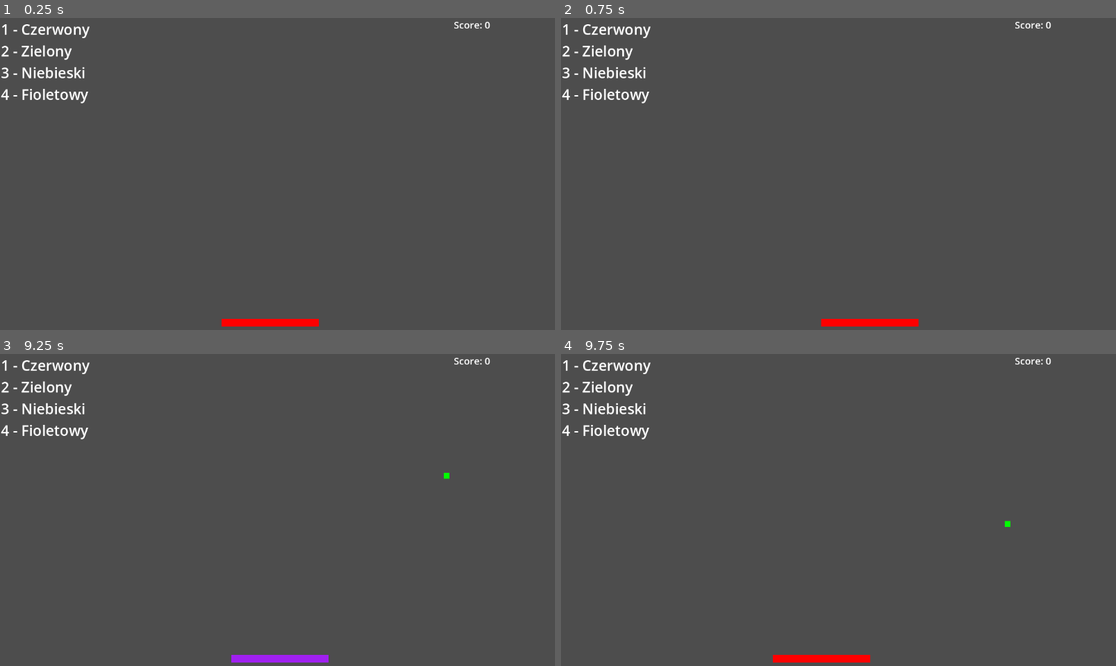
Above: before the commit, frames 1-4 (two rows, left to right).
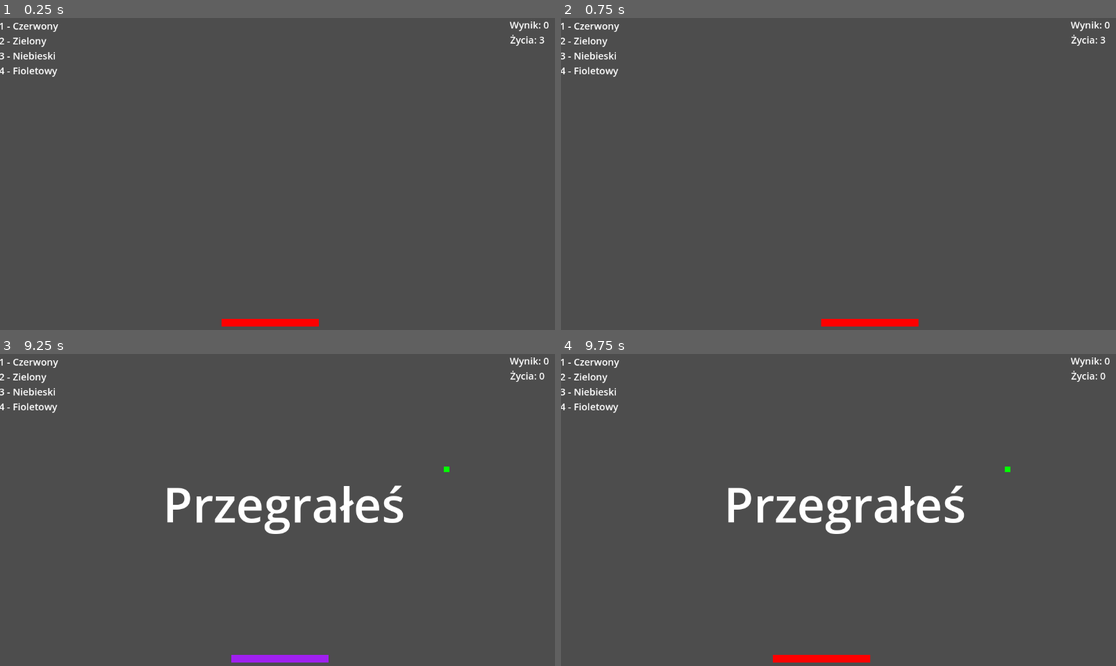
Above: after the commit, the same moments.

Repository: karmeloova/OwocePrototyp
Game: Godot game, scene res://world.tscn
Two runs of this game, one before a commit and one after it. Both use one fixed random seed, a clock stepped at 60 frames per second and the inputs below.
Inputs:
- Up to frame 1 (0.25 s): no input
- Up to frame 2 (0.75 s): tap Enter at 0.5 s; hold Right (Right) from 0.53 s (still down); hold 1 (ChangeColor) from 0.53 s (still down)
- Up to frame 3 (9.25 s): release Right (Right) at 1.28 s; release 1 (ChangeColor) at 1.28 s; hold Left (Left) 1.28-2.03 s; tap 2 at 1.35, 4.35, 7.35 s; hold 3 2.03-2.78 s; hold Right (Right) 2.03-3.53 s; tap 4 at 2.85, 5.85, 8.85 s; hold 1 (ChangeColor) 3.53-4.28 s; hold Left (Left) 3.53-5.78 s; hold 3 5.03-5.78 s; hold Right (Right) 5.78-8.03 s; hold 1 (ChangeColor) 6.53-7.28 s; hold 3 8.03-8.78 s; hold Left (Left) from 8.03 s (still down)
- Up to frame 4 (9.75 s): release Left (Left) at 9.53 s; hold Right (Right) from 9.53 s (still down); hold 1 (ChangeColor) from 9.53 s (still down)

The runs differ from the first frame. In frame 1, 1.4% of the frame differs, in the area x 0-99%, y 1-28%; in frame 2, 1.4%; in frame 3, 3.4%, in the area x 0-99%, y 1-58%; in frame 4, 3.4%.

Commit message:
Opcja pregrania
W momencie niezłapania owocu bądź złapania złym kolorem koszyka tracisz życie, po utracie trzech przegrywasz

Diff:
--- a/Scripts/FruitNode.gd
+++ b/Scripts/FruitNode.gd
@@ -2,19 +2,19 @@
 var fruit = preload("res://fruits.tscn");
 @onready var world = get_node("/root/World/FruitNode");
 var howMany = 0;
-
+var lose = false;
 # Called when the node enters the scene tree for the first time.
 func _ready():
 	SignalManager.fruitColl.connect(_on_fruitColl);
+	SignalManager.youLose.connect(_on_youLose);
 	$FruitTimer.start(2);
 # Called every frame. 'delta' is the elapsed time since the previous frame.
 func _process(delta):
 	pass
 
 func _on_fruit_timer_timeout():
-
 	var fruitinstance = fruit.instantiate();
-	if(howMany < 5) :
+	if(howMany < 5 and not(lose)) :
 		world.add_child(fruitinstance);
 		fruitinstance.position.x = randi_range(0, 1000);
 		howMany += 1;
@@ -23,3 +23,7 @@
 func _on_fruitColl(what) :
 	howMany -= 1;
 	if(what==0) : SignalManager.addPoints.emit();
+	if(what==1) : SignalManager.lossLife.emit(); #W momencie zderzenia z podłogą gracz traci życie
+
+func _on_youLose() :
+	lose = true;
--- a/Scripts/Score.gd
+++ b/Scripts/Text.gd
@@ -2,12 +2,16 @@
 var points = 0;
 var basketColor = 0;
 var fruitColor = 0;
+var lives = 3;
 # Called when the node enters the scene tree for the first time.
 func _ready():
-	$Label.text = "Score: 0"
+	$Score.text = "Wynik: 0"
+	$Lives.text = "Życia: 3"
 	SignalManager.addPoints.connect(_on_addPoints);
 	SignalManager.basketColor.connect(_on_basketColor);
 	SignalManager.fruitColor.connect(_on_fruitColor);
+	SignalManager.lossLife.connect(_on_lossLife);
+	SignalManager.youLose.connect(_on_youLose);
 
 # Called every frame. 'delta' is the elapsed time since the previous frame.
 func _process(delta):
@@ -16,10 +20,19 @@
 func _on_addPoints() :
 	if(basketColor==fruitColor) :
 		points += 1;
-		$Label.text = "Score: " + str(points);
+		$Score.text = "Wynik: " + str(points);
+	else : SignalManager.lossLife.emit();
 
 func _on_basketColor(color) :
 	basketColor = color;
 
 func _on_fruitColor(color) :
 	fruitColor = color;
+
+func _on_lossLife() :
+	lives -= 1;
+	$Lives.text = "Życia: " + str(lives);
+	if(lives==0) : SignalManager.youLose.emit()
+
+func _on_youLose() :
+	$LoseText.text = "Przegrałeś";
--- a/Scripts/fruits.gd
+++ b/Scripts/fruits.gd
@@ -2,20 +2,20 @@
 var speed = 200;
 var what = 0;
 var color = 0;
-
+var lose = false;
 # Called when the node enters the scene tree for the first time.
 func _ready():
 	color = randi_range(0,3)
+	SignalManager.youLose.connect(_on_youLose)
 	match color:
 		0: $FruitSprite.modulate = Color.RED;
 		1: $FruitSprite.modulate = Color.GREEN;
 		2: $FruitSprite.modulate = Color.BLUE;
 		3: $FruitSprite.modulate = Color.PURPLE;
 
-
 # Called every frame. 'delta' is the elapsed time since the previous frame.
 func _process(delta):
-	position.y += speed*delta;
+	if(not(lose)) : position.y += speed*delta;
 
 func _on_area_shape_entered(area_rid, area, area_shape_index, local_shape_index):
 	match area.name :
@@ -24,3 +24,6 @@
 	SignalManager.fruitColor.emit(color);
 	SignalManager.fruitColl.emit(what);
 	queue_free();
+
+func _on_youLose() :
+	lose = true;
--- a/Scripts/signal_manager.gd
+++ b/Scripts/signal_manager.gd
@@ -1,5 +1,7 @@
 extends Node
-signal fruitColl(what); #właścicielem sygnału jest signal_manager
+signal fruitColl(what); #właścicielem sygnału jest SignalManager
 signal addPoints;
 signal basketColor(color);
 signal fruitColor(color);
+signal lossLife;
+signal youLose;
--- a/world.tscn
+++ b/world.tscn
@@ -2,7 +2,7 @@
 
 [ext_resource type="Script" path="res://Scripts/Basket.gd" id="1_w5xul"]
 [ext_resource type="Script" path="res://Scripts/FruitNode.gd" id="2_ebjhj"]
-[ext_resource type="Script" path="res://Scripts/Score.gd" id="3_efxh8"]
+[ext_resource type="Script" path="res://Scripts/Text.gd" id="3_efxh8"]
 
 [sub_resource type="CanvasTexture" id="CanvasTexture_meeli"]
 
@@ -45,14 +45,40 @@
 position = Vector2(572, 649)
 shape = SubResource("RectangleShape2D_igrkt")
 
-[node name="Score" type="Node2D" parent="."]
+[node name="Text" type="Node2D" parent="."]
 script = ExtResource("3_efxh8")
 
-[node name="Label" type="Label" parent="Score"]
-offset_left = 942.0
+[node name="Instruction" type="Label" parent="Text"]
+offset_left = -2.0
+offset_top = 2.0
+offset_right = 225.0
+offset_bottom = 182.0
+theme_override_font_sizes/font_size = 20
+text = "		1 - Czerwony
+		2 - Zielony
+		3 - Niebieski
+		4 - Fioletowy "
+
+[node name="Score" type="Label" parent="Text"]
+offset_left = 1058.0
 offset_right = 1153.0
-offset_bottom = 23.0
+offset_bottom = 28.0
 theme_override_font_sizes/font_size = 20
+
+[node name="Lives" type="Label" parent="Text"]
+offset_left = 1059.0
+offset_top = 31.0
+offset_right = 1149.0
+offset_bottom = 59.0
+theme_override_font_sizes/font_size = 20
+
+[node name="LoseText" type="Label" parent="Text"]
+offset_left = 327.0
+offset_top = 243.0
+offset_right = 852.0
+offset_bottom = 356.0
+theme_override_font_sizes/font_size = 100
+horizontal_alignment = 1
 
 [node name="Left" type="Area2D" parent="."]
 
@@ -67,17 +93,6 @@
 position = Vector2(1160, 0)
 shape = SubResource("RectangleShape2D_1dnar")
 
-[node name="Label" type="Label" parent="."]
-offset_left = 2.0
-offset_top = 2.0
-offset_right = 229.0
-offset_bottom = 182.0
-theme_override_font_sizes/font_size = 30
-text = "		1 - Czerwony
-		2 - Zielony
-		3 - Niebieski
-		4 - Fioletowy "
-
 [connection signal="area_shape_entered" from="Basket" to="Basket" method="_on_area_shape_entered"]
 [connection signal="area_shape_exited" from="Basket" to="Basket" method="_on_area_shape_exited"]
 [connection signal="timeout" from="FruitNode/FruitTimer" to="FruitNode" method="_on_fruit_timer_timeout"]
